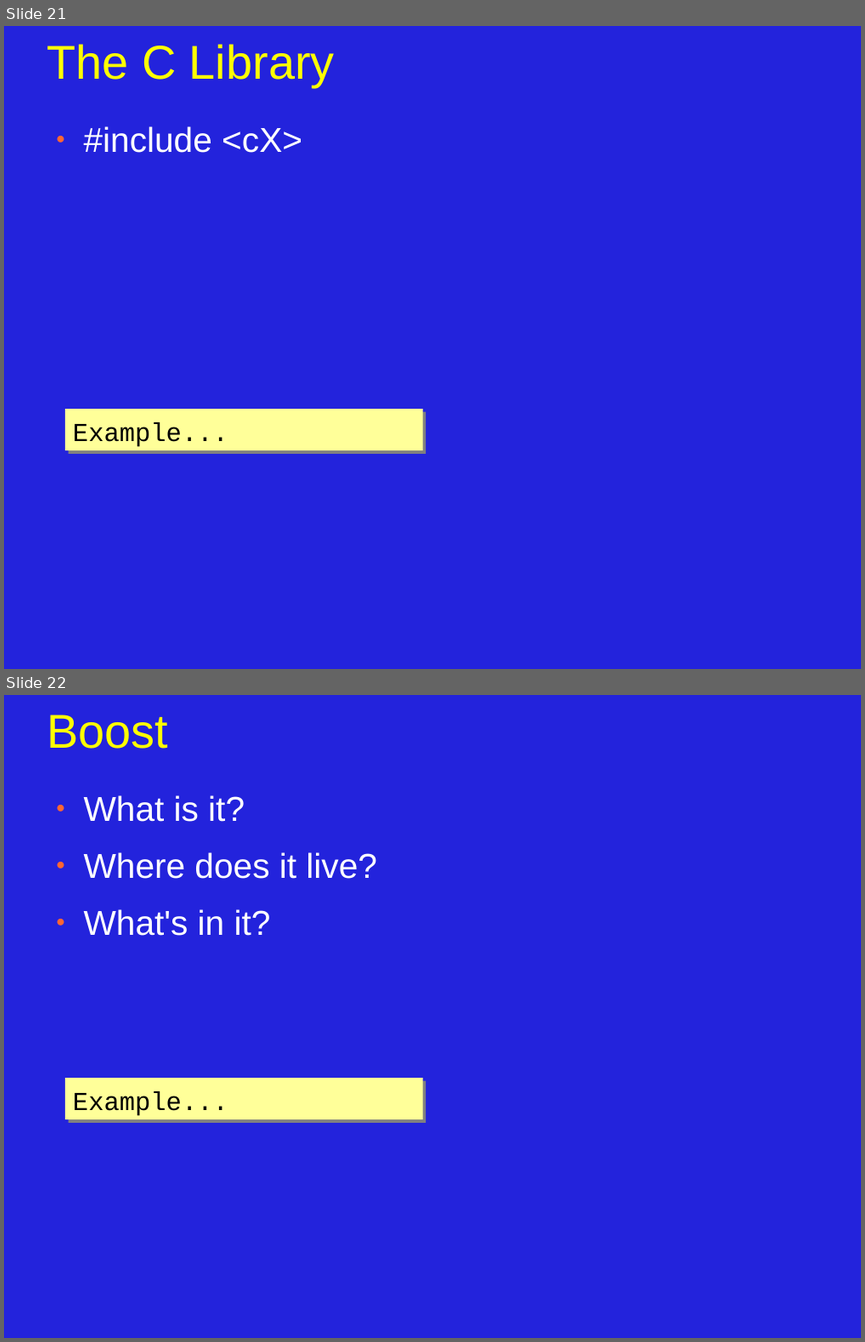
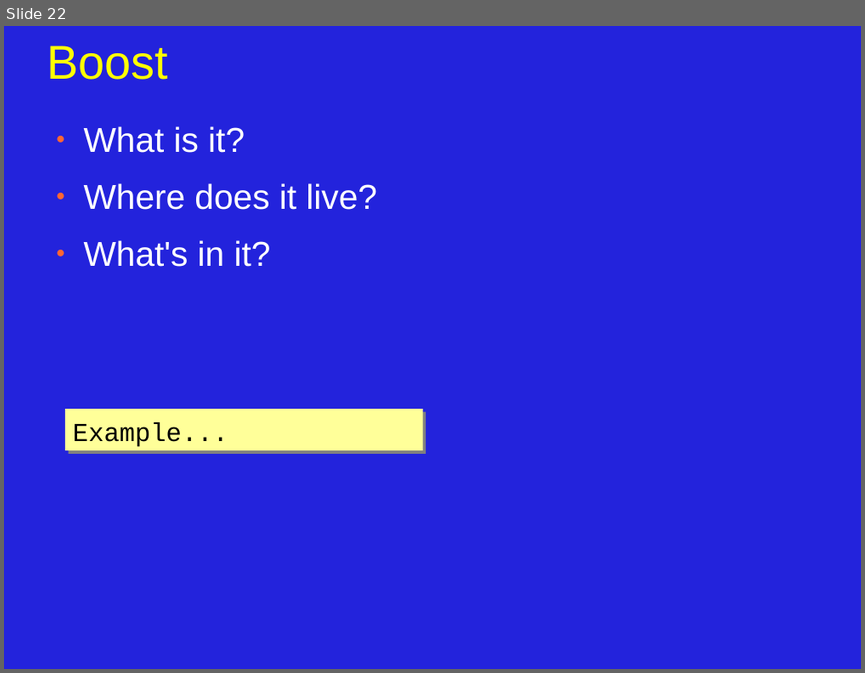
Before and after one commit to JonJagger/two-day-courses, a slide deck: cppf/07_Standard_Libraries.odp. Shown one above the other, each under a label of ours: slides 21 and 22 before the commit, slide 22 after it. The pictures are 865x1342 and 865x673 pixels, drawn with LibreOffice and Linux fonts; fonts in the diff are those of the drawing. Boxes give left, top, right and bottom in pixels: in the first picture for what was removed or moved away, otherwise in the second. Text is boxed around its words. In the diff, an @@ line names an element or a change of style, - is before the commit and + after.

```diff
--- a/cppf/07_Standard_Libraries.odp
+++ b/cppf/07_Standard_Libraries.odp
@@ slide 21 removed at box(4, 26, 861, 669), background #2323DC @@
@@ title removed at box(46, 44, 335, 87) @@
-The C Library
@@ text removed at box(84, 126, 302, 153) @@
-● #include <cX>
@@ rectangle removed at box(65, 408, 423, 450) @@
-Example...
```
Also in this commit, not shown: 1 slide added.
